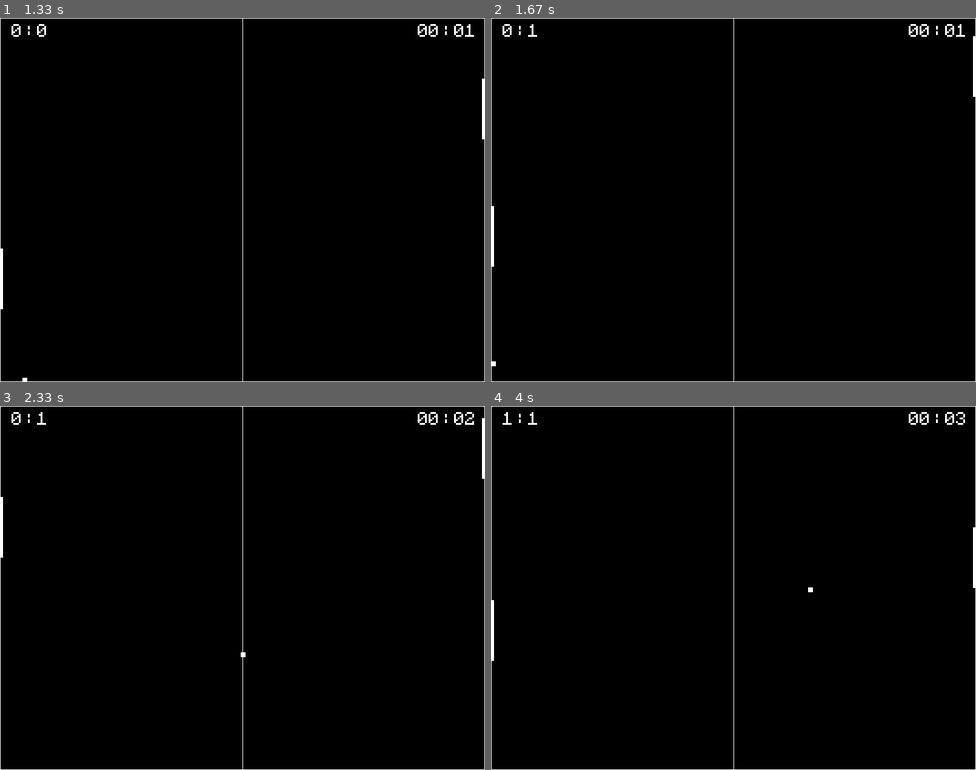
Above: before the commit, frames 1-4 (two rows, left to right).
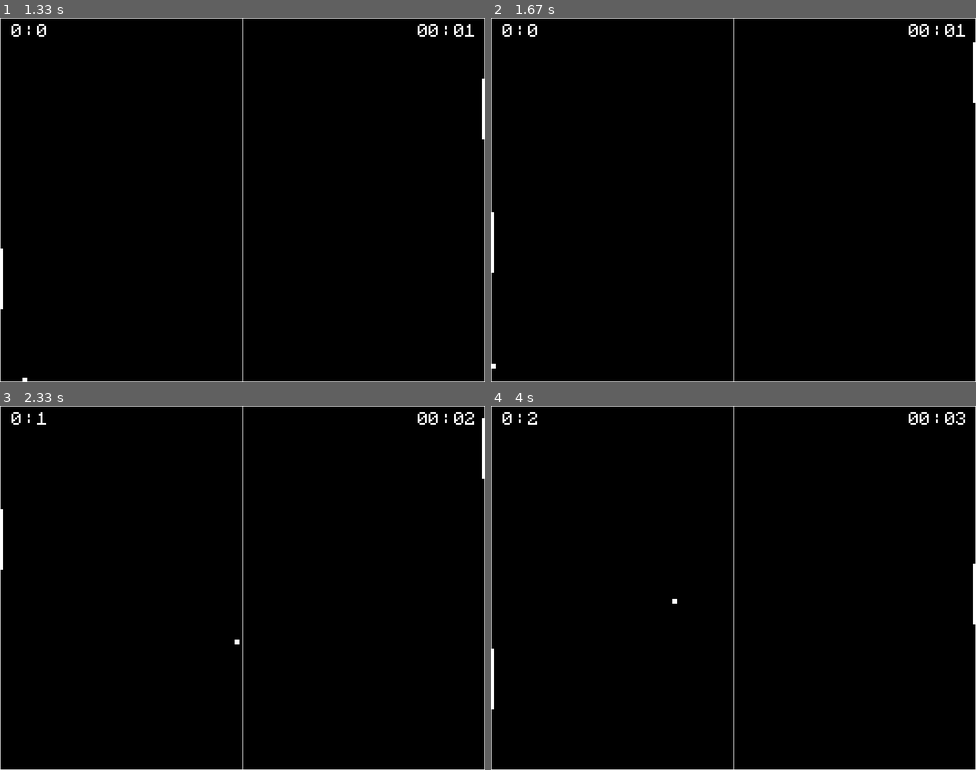
Above: after the commit, the same moments.

Repository: gabriel-r-s/pygame-basic-pong
Game: pygame game, started from draw.py
Same seed, same stepped clock (60 frames per second), same inputs: the game is played once before the commit and once after it.
Inputs:
- Up to frame 1 (1.33 s): hold Up 0.33-0.8 s; hold Down 0.83-1.13 s; hold S 0.83-1.13 s; tap J at 0.9, 1.23 s; tap K at 0.98 s; hold Up from 1.17 s (still down); hold W from 1.17 s (still down)
- Up to frame 2 (1.67 s): release Up at 1.53 s; release W at 1.53 s; hold Down from 1.57 s (still down); hold S from 1.57 s (still down); tap J at 1.63 s
- Up to frame 3 (2.33 s): release Down at 1.93 s; release S at 1.93 s; hold Up 1.97-2.27 s; hold W 1.97-2.27 s; tap J at 2.03 s; tap K at 2.12 s; hold Down from 2.3 s (still down); hold S from 2.3 s (still down)
- Up to frame 4 (4 s): tap J at 2.37, 2.7, 3.1, 3.83 s; release Down at 2.6 s; release S at 2.6 s; hold Up 2.63-3 s; hold W 2.63-3 s; hold Down 3.03-3.4 s; hold S 3.03-3.4 s; tap K at 3.18 s; hold Down from 3.77 s (still down); hold S from 3.77 s (still down)

Frame 1 is identical in both runs. In frame 2, less than 0.1% of the frame differs, in the area x 0-100%, y 1-97%; in frame 3, less than 0.1%; in frame 4, 0.3%, in the area x 0-100%, y 1-84%.

Commit message:
setar condicao automaticamente

Diff:
--- a/draw.py
+++ b/draw.py
@@ -58,10 +58,9 @@
         font.render_to(screen, (WIDTH - 120, 10), f" {elapsed // 60:02} : {elapsed % 60:02}", WHITE)
         pg.display.flip()
 
-        if condition == StepCondition.Player1Score or condition == StepCondition.Player2Score:
-            pong.set_random_ball()
+        pong.step()
+        if pong.condition == StepCondition.Player1Score or pong.condition == StepCondition.Player2Score:
             pg.time.delay(500)
-        condition = pong.step()
 
         clock.tick(60)
 
--- a/pong.py
+++ b/pong.py
@@ -24,6 +24,7 @@
         self.pad_size = height / 6
         self.pad_speed = height / 60
         self.set_random_ball()
+        self.condition = StepCondition.Continue
 
     def set_random_ball(self):
         pos = [self.bounds[0] / 2, self.bounds[1] / 2]
@@ -52,8 +53,11 @@
         self.p2_pos = max(0, min(self.p2_pos, self.bounds[1] - self.pad_size))
 
     def step(self) -> StepCondition:
-        self.ball_pos[0] += self.ball_vel[0] * self.ball_speed
-        self.ball_pos[1] += self.ball_vel[1] * self.ball_speed
+        if self.condition == StepCondition.Player1Score or self.condition == StepCondition.Player2Score:
+            self.set_random_ball()
+        else:
+            self.ball_pos[0] += self.ball_vel[0] * self.ball_speed
+            self.ball_pos[1] += self.ball_vel[1] * self.ball_speed
 
         if self.ball_vel[0] < 0.0 and self.ball_pos[0] - self.ball_radius / 2 <= 0.0:
             paddle_top = self.p1_pos - self.ball_radius / 2
@@ -63,11 +67,13 @@
                 hit_rel_pos = (self.ball_pos[1] - self.p1_pos) / self.pad_size
                 ang = hit_rel_pos * 2 * self.reflect_angle - self.reflect_angle
                 self.ball_vel = [math.cos(ang), math.sin(ang)]
-                return StepCondition.Player1Hit
+                self.condition = StepCondition.Player1Hit
+                return
             else:
                 self.p2_score += 1
-                return StepCondition.Player2Score
-
+                self.set_random_ball()
+                self.condition = StepCondition.Player2Score
+                return
 
         if self.ball_vel[0] > 0.0 and self.ball_pos[0] + self.ball_radius / 2 >= self.bounds[0]:
             paddle_top = self.p2_pos - self.ball_radius / 2
@@ -77,14 +83,17 @@
                 hit_rel_pos = (self.ball_pos[1] - self.p2_pos) / self.pad_size
                 ang = hit_rel_pos * 2 * self.reflect_angle - self.reflect_angle
                 self.ball_vel = [-math.cos(ang), math.sin(ang)]
-                return StepCondition.Player2Hit
+                self.condition = StepCondition.Player2Hit
+                return
             else:
                 self.p1_score += 1
-                return StepCondition.Player1Score
+                self.set_random_ball()
+                self.condition = StepCondition.Player1Score
+                return
 
         if self.ball_pos[1] - self.ball_radius / 2 < 0.0 and self.ball_vel[1] < 0.0:
             self.ball_vel[1] *= -1.0
         elif self.ball_pos[1] + self.ball_radius / 2 > self.bounds[1] and self.ball_vel[1] > 0.0:
             self.ball_vel[1] *= -1.0
 
-        return StepCondition.Continue
+        self.condition = StepCondition.Continue
